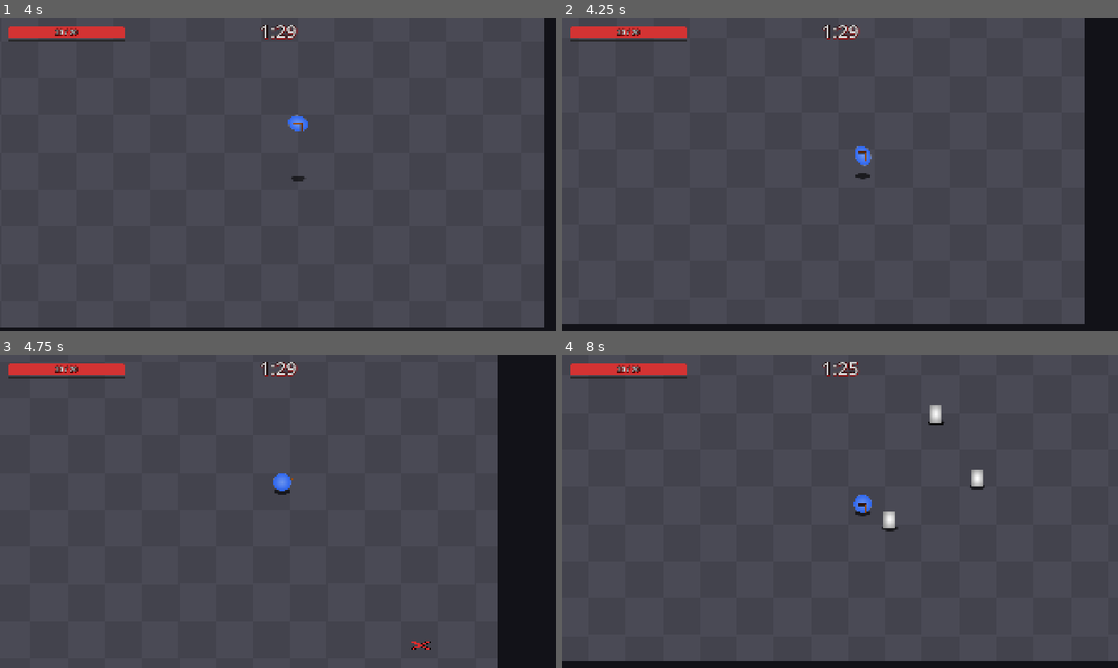
Above: before the commit, frames 1-4 (two rows, left to right).
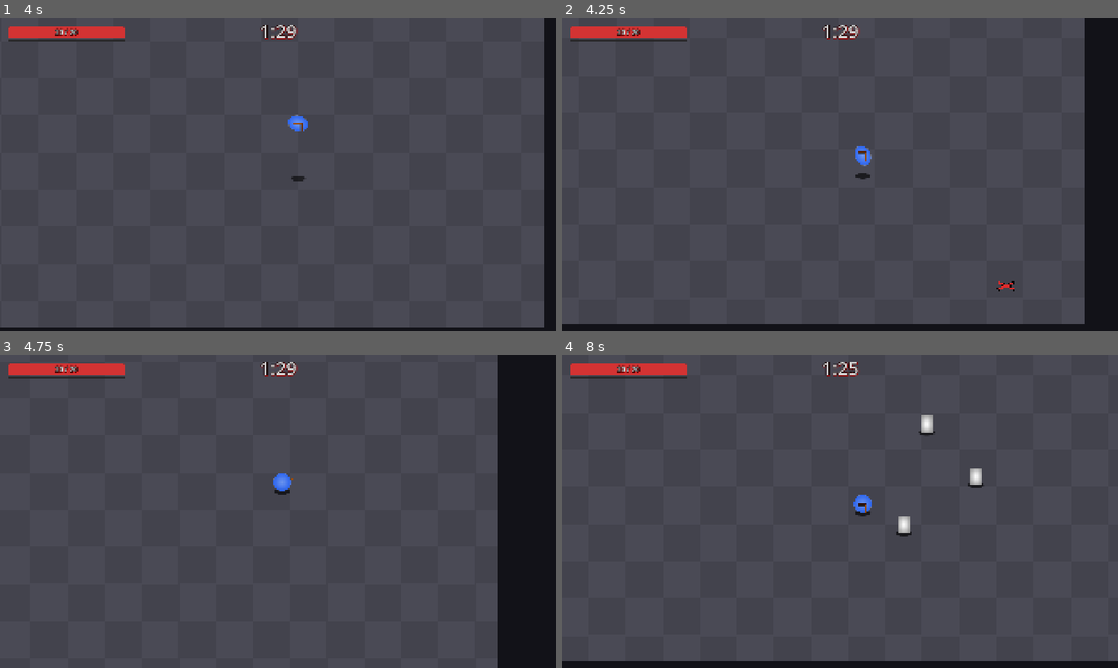
Above: after the commit, the same moments.

Repository: Lucarni-Lucas/entrega-boss-lucarni-lucas
Game: Godot game, scene res://scenes/ui/menu_principal.tscn
Two runs of this game, one before a commit and one after it. Both use one fixed random seed, a clock stepped at 60 frames per second and the inputs below.
Inputs (mouse positions are in pixels of both pictures, inside the frame that each line leads up to):
- Up to frame 1 (4 s): click "Jugar" at 0.5 s; click "Empezar" at 1.25 s; move the mouse to (400, 158) at 2.02 s; hold D (mover_derecha) 2.03-2.78 s; tap Z (boomerang) at 2.1 s; click (400, 158) at 2.17 s; tap Enter at 2.75 s; move the mouse to (166, 190) at 2.77 s; hold S (mover_abajo) 2.78-3.53 s; tap X (dive) at 2.85 s; move the mouse to (333, 105) at 3.52 s; hold D (mover_derecha) from 3.53 s (still down); tap Space (ground_pound) at 3.6 s
- Up to frame 2 (4.25 s): keep holding D (mover_derecha)
- Up to frame 3 (4.75 s): move the mouse to (250, 574) at 4.27 s; release D (mover_derecha) at 4.28 s; hold W (mover_arriba) from 4.28 s (still down); tap C (slash) at 4.35 s; click (250, 574) at 4.42 s
- Up to frame 4 (8 s): move the mouse to (1006, 558) at 5.02 s; release W (mover_arriba) at 5.03 s; hold A (mover_izquierda) 5.03-6.53 s; tap one key every 0.75 s from 5.1 s: Z (boomerang) X (dive) Space (ground_pound) C (slash); move the mouse to (673, 464) at 5.77 s; move the mouse to (867, 511) at 6.52 s; hold S (mover_abajo) 6.53-7.28 s; click (867, 511) at 6.67 s; move the mouse to (756, 433) at 7.27 s; hold D (mover_derecha) from 7.28 s (still down)

Frame 1 is identical in both runs. In frame 2, less than 0.1% of the frame differs, in the area x 78-82%, y 84-88%; in frame 3, less than 0.1%; in frame 4, 0.6%, in the area x 57-76%, y 16-58%.

Commit message:
cambios para hacer mas facil la ronda

Diff:
--- a/entrega-boss-lucarni-lucas/resources/enemigo_terrestre.tres
+++ b/entrega-boss-lucarni-lucas/resources/enemigo_terrestre.tres
@@ -5,4 +5,7 @@
 [resource]
 script = ExtResource("1_oqnwy")
 alto = 60.0
+velocidad = 220.0
+dano_contacto = 4
+intervalo_contacto = 0.6000000000000001
 metadata/_custom_type_script = "uid://bogkc7efq10ps"
--- a/entrega-boss-lucarni-lucas/resources/player_params.tres
+++ b/entrega-boss-lucarni-lucas/resources/player_params.tres
@@ -4,8 +4,9 @@
 
 [resource]
 script = ExtResource("1_pk6jb")
-curacion_cada_muertes = 10
-curacion_cantidad = 1
+invulnerabilidad = 1.5
+curacion_cada_muertes = 6
+curacion_cantidad = 2
 gp_radio_impacto = 150.0
 gp_proteccion = 0.4
 gp_recarga_aire = 100.0
--- a/entrega-boss-lucarni-lucas/resources/spawner_params.tres
+++ b/entrega-boss-lucarni-lucas/resources/spawner_params.tres
@@ -3,11 +3,13 @@
 [ext_resource type="Script" uid="uid://jtfyndpaudrq" path="res://scripts/params/spawner_params.gd" id="1_6eo2x"]
 
 [sub_resource type="Curve" id="Curve_17cpx"]
-_limits = [0.1, 1.5, 0.0, 45.0]
-_data = [Vector2(0, 1.5), 0.0, -0.05, 0, 1, Vector2(10, 1), -0.05, -0.030000001, 1, 1, Vector2(20, 0.7), -0.030000001, -0.029999997, 1, 1, Vector2(30, 0.4), -0.029999997, -0.020000001, 1, 1, Vector2(45, 0.1), -0.020000001, 0.0, 1, 1]
-point_count = 5
+_limits = [0.25, 1.3, 0.0, 75.0]
+_data = [Vector2(0, 1.3), 0.0, 0.0, 0, 0, Vector2(45, 0.75), 0.0, 0.0, 0, 0, Vector2(75, 0.25), 0.0, 0.0, 0, 0]
+point_count = 3
 
 [resource]
 script = ExtResource("1_6eo2x")
 curva_intervalo = SubResource("Curve_17cpx")
+max_enemigos = 80
+precalentar_marcas = 10
 metadata/_custom_type_script = "uid://jtfyndpaudrq"
--- a/entrega-boss-lucarni-lucas/scenes/partida/curacion_por_muertes.gd
+++ b/entrega-boss-lucarni-lucas/scenes/partida/curacion_por_muertes.gd
@@ -17,5 +17,8 @@
 	if _muertes >= necesarias:
 		_muertes = 0
 		_curaciones += 1
-		jugador.curar(jugador.params.curacion_cantidad)
+		var cantidad := jugador.params.curacion_cantidad
+		if jugador.vida < jugador.params.vida_max * jugador.params.curacion_umbral_vida_baja:
+			cantidad *= jugador.params.curacion_multiplicador_vida_baja
+		jugador.curar(cantidad)
 	progreso_cambio.emit(_curaciones + float(_muertes) / necesarias)
--- a/entrega-boss-lucarni-lucas/scenes/player/player.gd
+++ b/entrega-boss-lucarni-lucas/scenes/player/player.gd
@@ -186,7 +186,10 @@
 func recibir_dano(cantidad: int) -> void:
 	if es_invulnerable():
 		return
-	vida = maxi(vida - cantidad, 0)
+	if vida > params.piedad_vida:
+		vida = maxi(vida - cantidad, params.piedad_vida)
+	else:
+		vida = maxi(vida - params.piedad_dano, 0)
 	vida_cambio.emit(vida, params.vida_max)
 	if vida == 0:
 		murio.emit()
--- a/entrega-boss-lucarni-lucas/scripts/params/player_params.gd
+++ b/entrega-boss-lucarni-lucas/scripts/params/player_params.gd
@@ -9,9 +9,13 @@
 @export var vida_max: int = 20
 @export_range(0, 3, 0.05, "suffix:s") var invulnerabilidad: float = 1.0
 @export_range(1, 30, 1, "suffix:Hz") var parpadeo_frecuencia: float = 12.0
+@export var piedad_vida: int = 5
+@export var piedad_dano: int = 1
 @export_subgroup("Curación")
 @export var curacion_cada_muertes: int = 20
 @export var curacion_cantidad: int = 5
+@export_range(0, 1, 0.05) var curacion_umbral_vida_baja: float = 0.5
+@export var curacion_multiplicador_vida_baja: int = 2
 @export_subgroup("Tamaño")
 @export_range(0, 200, 1, "suffix:px") var alto_cuerpo: float = 64.0
 @export_subgroup("Deformación")
